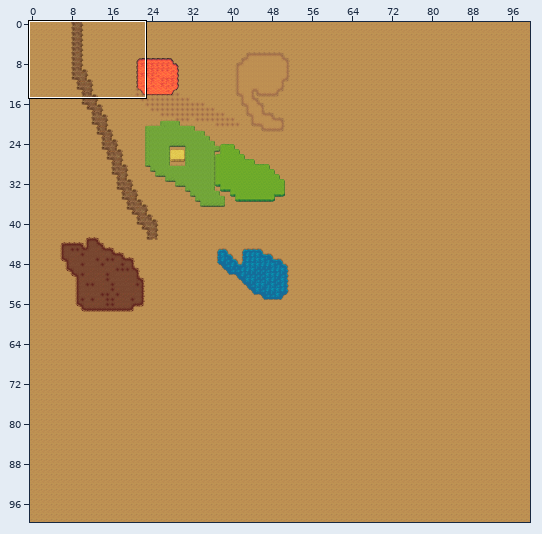
An edit to a level. Tiled map, programs/tiledtest/data/maps/sample1.tmx. The first picture is a wide view before the edit; the outline marks the close-up.
Close-up. First the earlier version:
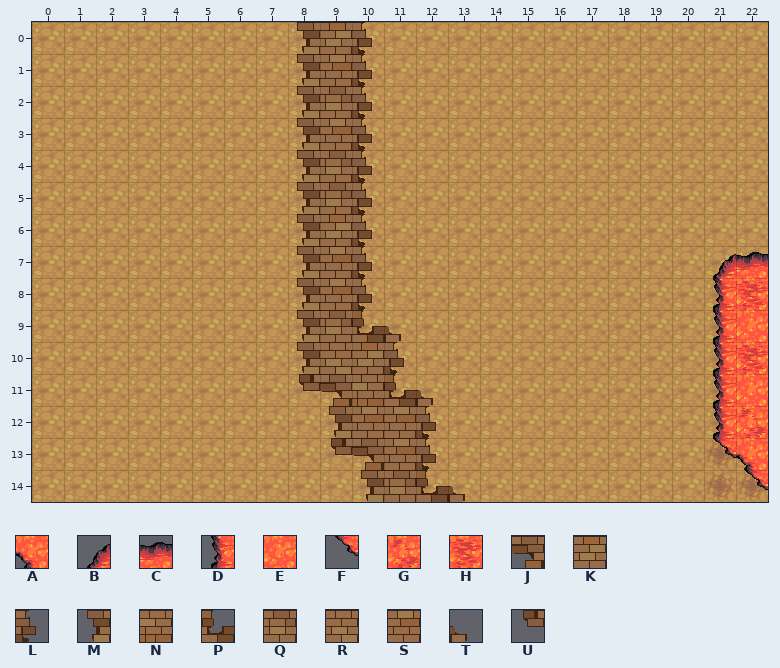
Cells are 32x32 px. Shown: x 0..22, y 0..14.
Key: from "Terrain": A 17, B 79, C 80, D 111, E 112, F 143, G 176, H 177, J 397, K 398, L 427, M 429, N 430, P 459, Q 462, R 491, S 492, T 525, U 556.
_ is an empty cell.
Layers that did not change in this view are not listed.
Layer "Tile Layer 2" before, first column x 0:
 0 ________MKL____________
 1 ________MSL____________
 2 ________MQL____________
 3 ________MSL____________
 4 ________MQL____________
 5 ________MQL____________
 6 ________MKL____________
 7 ________MSL__________BC
 8 ________MSL__________DH
 9 ________MQPT_________DE
10 ________MRKL_________DH
11 ________UJNPT________DE
12 _________MSSL________DG
13 _________UJSL________FA
14 __________MQPT________F
The same view after the edit:
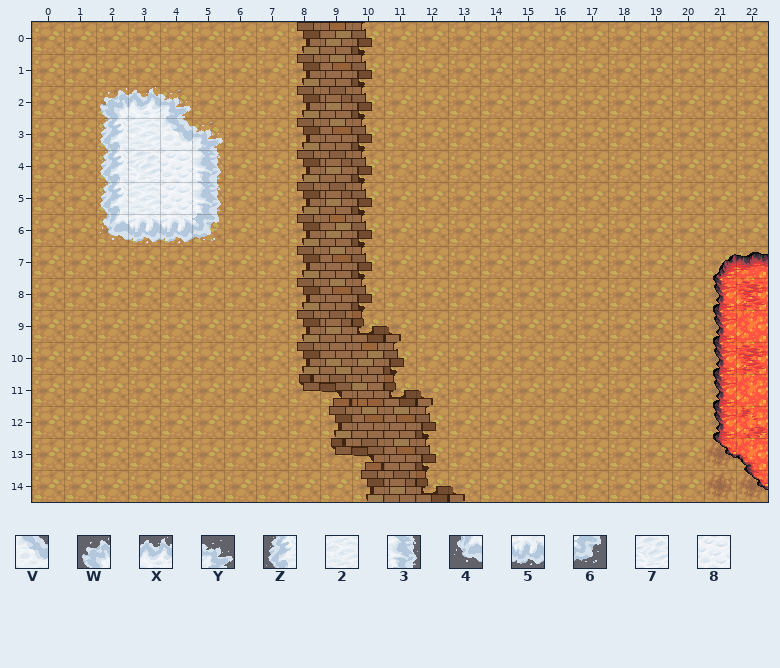
Further tiles: from "Terrain": V 435, W 466, X 467, Y 468, Z 498, 2 499, 3 500, 4 530, 5 531, 6 532, 7 562, 8 564.
The exact change:
Layer "Tile Layer 2":
The edit adds tile 2 in row 3 at x 3; in row 5 at x 3.
The edit adds tile 3 in rows 4 to 5 at x 5.
The edit adds tile 4 in row 6 at x 2.
The edit adds tile 5 in row 6 at x 3 to 4.
The edit adds tile 6 in row 6 at x 5.
The edit adds tile 7 in row 4 at x 3.
The edit adds tile 8 in rows 4 to 5 at x 4.
The edit adds tile V in row 3 at x 4.
The edit adds tile W in row 2 at x 2.
The edit adds tile X in row 2 at x 3.
The edit adds tile Y in row 2 at x 4; in row 3 at x 5.
The edit adds tile Z in rows 3 to 5 at x 2.
